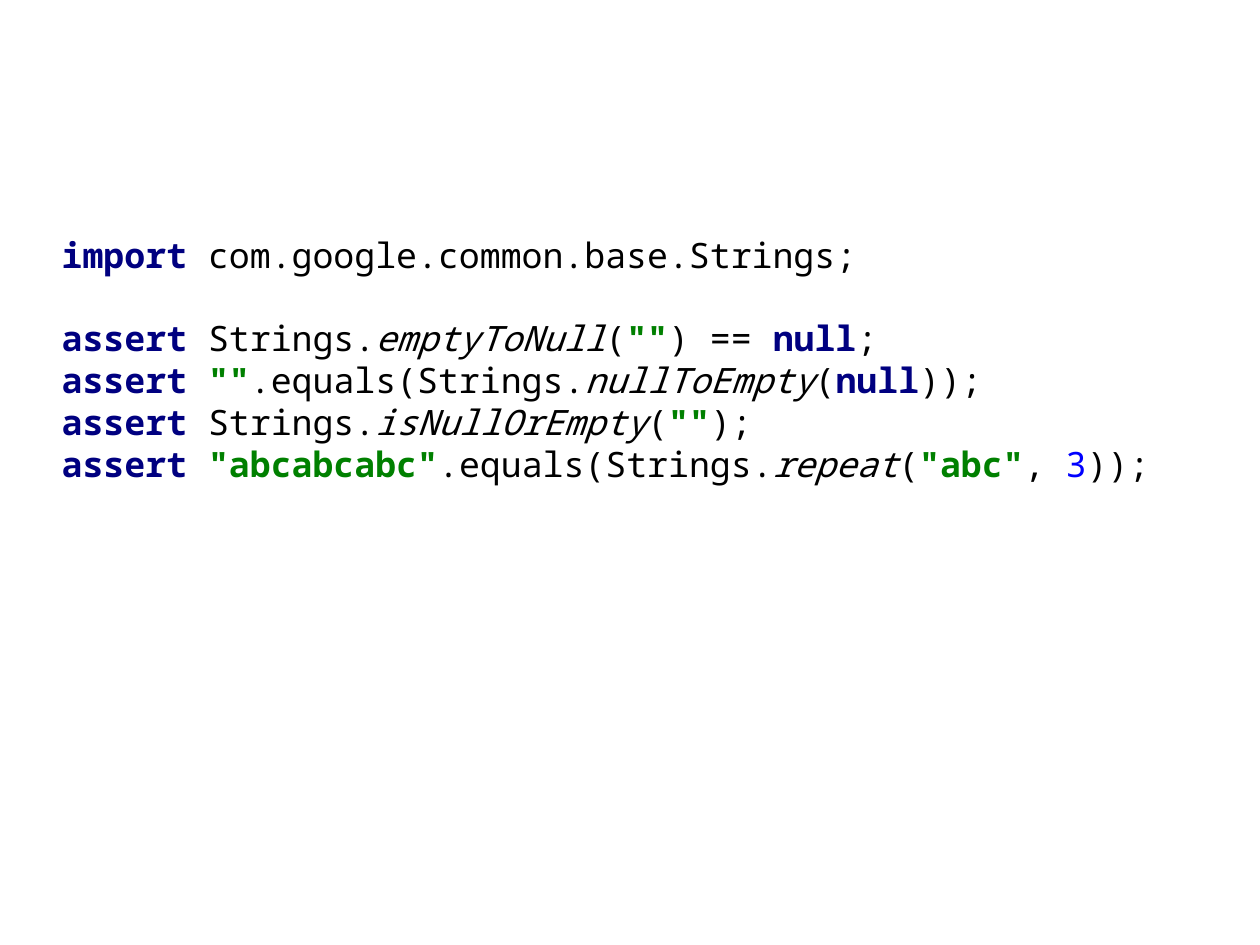
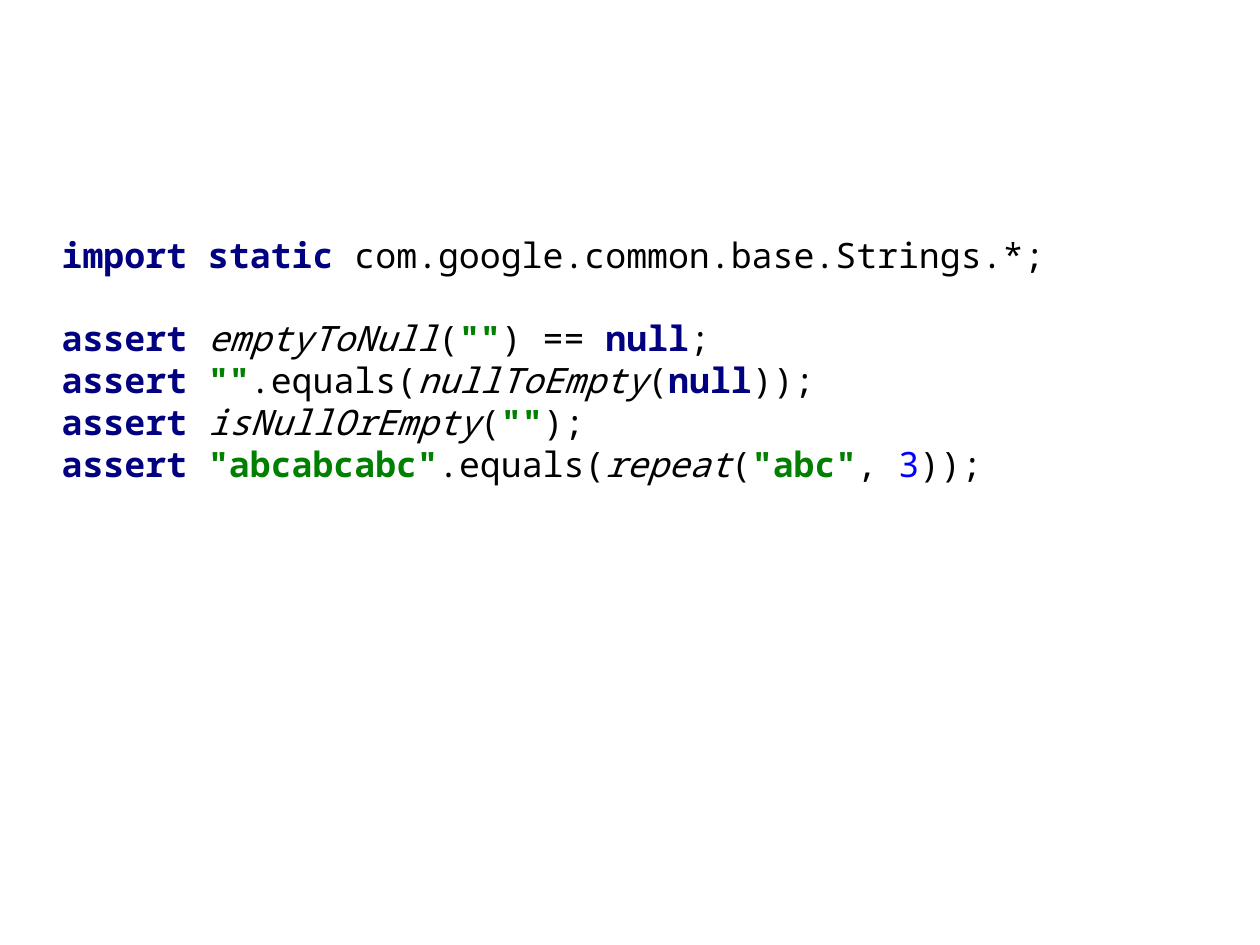
Before and after one commit to HamletDRC/presentations, a slide deck: slide 50 of javaboilerplatebusters/BoilerPlateBusters_33rdDegree.odp (slide 52 before the commit). Drawn at 1260x945 pixels with LibreOffice and Linux fonts; fonts in the diff are those of the drawing; background and template pictures are left out. Boxes give left, top, right and bottom in pixels: in the first picture for what was removed or moved away, otherwise in the second. Text is boxed around its words. In the diff, an @@ line names an element or a change of style, - is before the commit and + after.

```diff
--- a/javaboilerplatebusters/BoilerPlateBusters_33rdDegree.odp
+++ b/javaboilerplatebusters/BoilerPlateBusters_33rdDegree.odp
@@ subtitle at <box>62,241,1044,486</box>: text changed @@
-import com.google.common.base.Strings;
-assert Strings.emptyToNull("") == null;
-assert "".equals(Strings.nullToEmpty(null));
-assert Strings.isNullOrEmpty("");
-assert "abcabcabc".equals(Strings.repeat("abc", 3));
+import static com.google.common.base.Strings.*;
+assert emptyToNull("") == null;
+assert "".equals(nullToEmpty(null));
+assert isNullOrEmpty("");
+assert "abcabcabc".equals(repeat("abc", 3));
```
Also in this commit, not shown: 29 other slides changed, 1 slide added, 2 slides removed.
